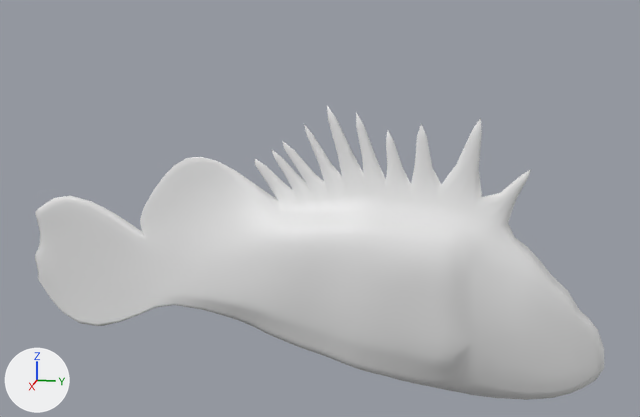
What one commit did to the Blender file Assets/RESOURCES/Models/Pez leon.blend.
Before and after are seen from a camera (50 mm lens) standing at (5.96, 1.4, 1.77) and looking at (-0.02, 0.2, 0.27). The lights are fixed; the arrows at lower left show +X, +Y and +Z.
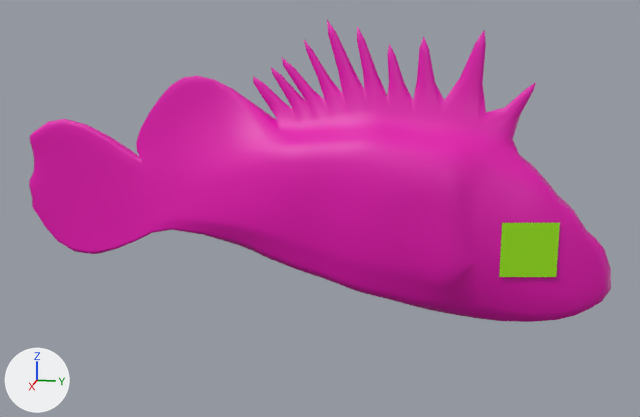
Location of each change, [x1, y1, x2, y2] in pixels of the pictures (640 x 417 px):
'Cube', recoloured, moved (white to pink): before [35, 106, 604, 400]; after [29, 20, 611, 322]
'Plane', added (green): after [499, 223, 560, 277]

The change, as a list of edits to the scene's bpy script:
```text
Change mat_material:
    mat_material.base_color: (0.8, 0.8, 0.8) -> (0.8, 0.0, 0.439)  # white #e7e7e7 -> pink #e700b1
Add mat_material_003:
    mat_material_003 = principled_material('Material.003')
    mat_material_003.base_color = (0.321, 0.8, 0.0)  # green #9ae700
Add me_plane_001:
    me_plane_001.from_pydata([(1.47, 7.94, 1.4), (3.47, 7.94, 1.43), (1.47, 9.94, 0.98), (3.47, 9.94, 1.04)], [], [(0, 1, 3, 2)])
    me_plane_001.materials.append(mat_material_003)  # green #9ae700
Change ob_cube:
    ob_cube.location: (0.0, 0.0, 0.0) -> (0.0, 0.0, 0.574)
Add ob_plane:
    ob_plane = bpy.data.objects.new('Plane', me_plane_001)
    ob_plane.location = (0.0, 0.0, 0.574)
    ob_plane.rotation_euler = (0.0, 1.571, 0.0)  # degrees (0, 90, 0)
    ob_plane.scale = (0.184, 0.184, 0.184)
    _m = ob_plane.modifiers.new('Mirror', 'MIRROR')
    _m.mirror_object = ob_cube
```
